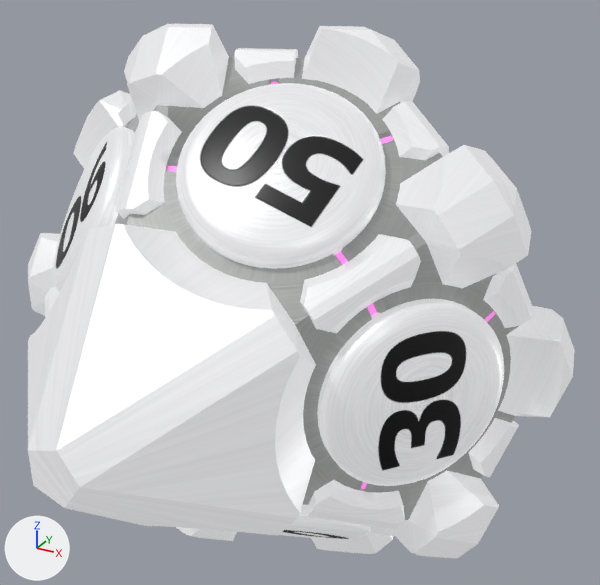
The glTF model wcube_d100.glb: old version first, new version second.
The view is the same before and after, from a camera (50 mm lens) standing at (122.7, -203.9, 112.4) and looking at (6.7, 7.1, 6.9). Every picture has the same lights, and +X, +Y and +Z are marked at lower left. Vertices at the same position are counted once.

Script lines for the objects in view, before the commit:
```python
ob_d100_heart_001 = bpy.data.objects.new('d100_heart.001', me_cone_003)
ob_d100_heart_001.location = (0.0, 0.0, 0.0)
```
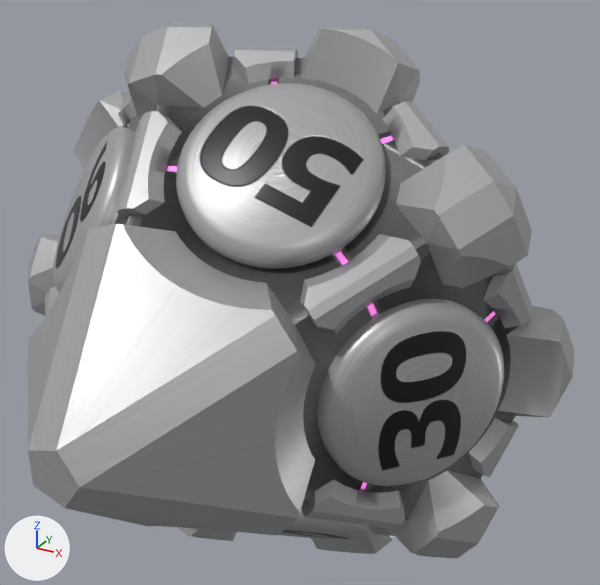
The change, as a list of edits to the scene's bpy script:
```text
Add img_d100_heart_glow:
    img_d100_heart_glow = load_image('d100_heart_glow', '_unpacked/d100_heart_glow', 1024, 1024, 'sRGB')
Change mat_mat_d100:
    where n2 = _N.new('ShaderNodeTexImage'); n2.name = 'Image Texture'
    n2.image: img_d100_heart -> img_d100_heart_glow
Change me_cone_003:
    where me_cone_003.from_pydata(...)  # 3892 vertices, 6536 faces; spans x -92.0..92.0, y -96.0..96.0, z -88.0..88.0
    used by ob_d100_heart_001; location = (0.0, 0.0, 0.0)
    me_cone_003 part 1: 767 of the faces centred in x -90.0..91.0, y -82.0..96.0, z -88.0..88.0 are now shaded flat
```

What differs and where, as boxes [x1, y1, x2, y2] in the pictures (600 x 585 px):
'd100_heart.001', surface changed, shading changed (white to grey)
    both: [28, 24, 575, 558]
part 1 of me_cone_003, shading changed
    both: [28, 24, 573, 558]
